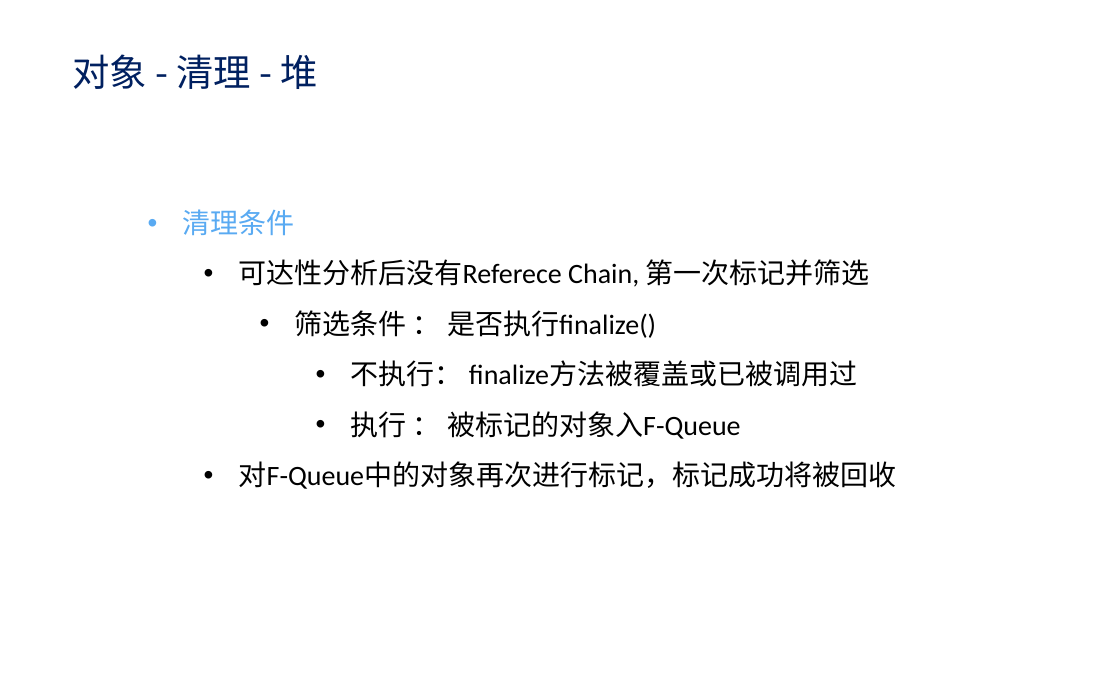
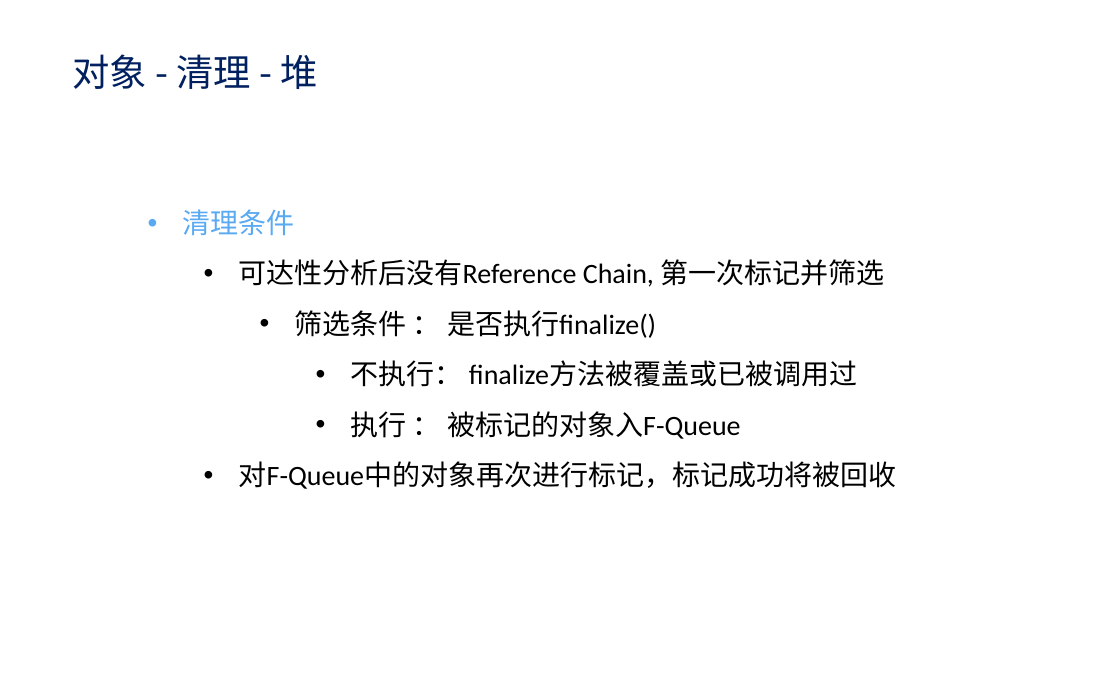
Before and after one commit to edwin1215/edwin, a slide deck: slide 11 of study/old/jvm原理.pptx. Drawn at 1120x700 pixels with LibreOffice and Linux fonts; fonts in the diff are those of the drawing; background and template pictures are left out. Boxes give left, top, right and bottom in pixels: in the first picture for what was removed or moved away, otherwise in the second. Text is boxed around its words. In the diff, an @@ line names an element or a change of style, - is before the commit and + after.

```diff
--- a/study/old/jvm原理.pptx
+++ b/study/old/jvm原理.pptx
@@ text at (239,259,884,287): text changed @@
-  • 可达性分析后没有Referece Chain, 第一次标记并筛选
+  • 可达性分析后没有Reference Chain, 第一次标记并筛选
```
Also in this commit, not shown: 1 other slide changed, 1 other file.
